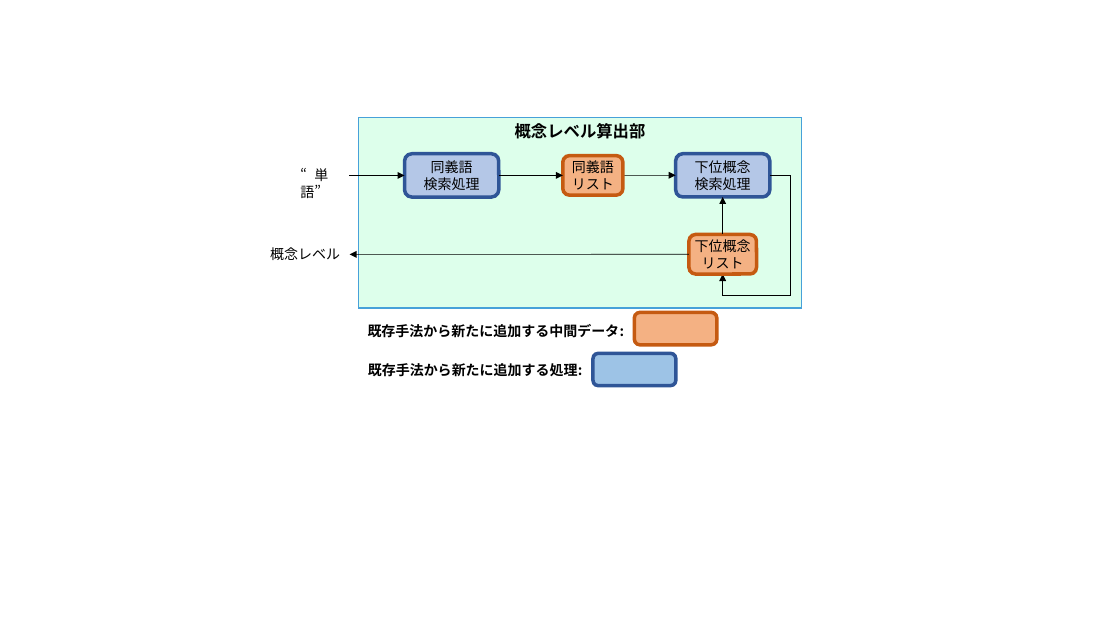
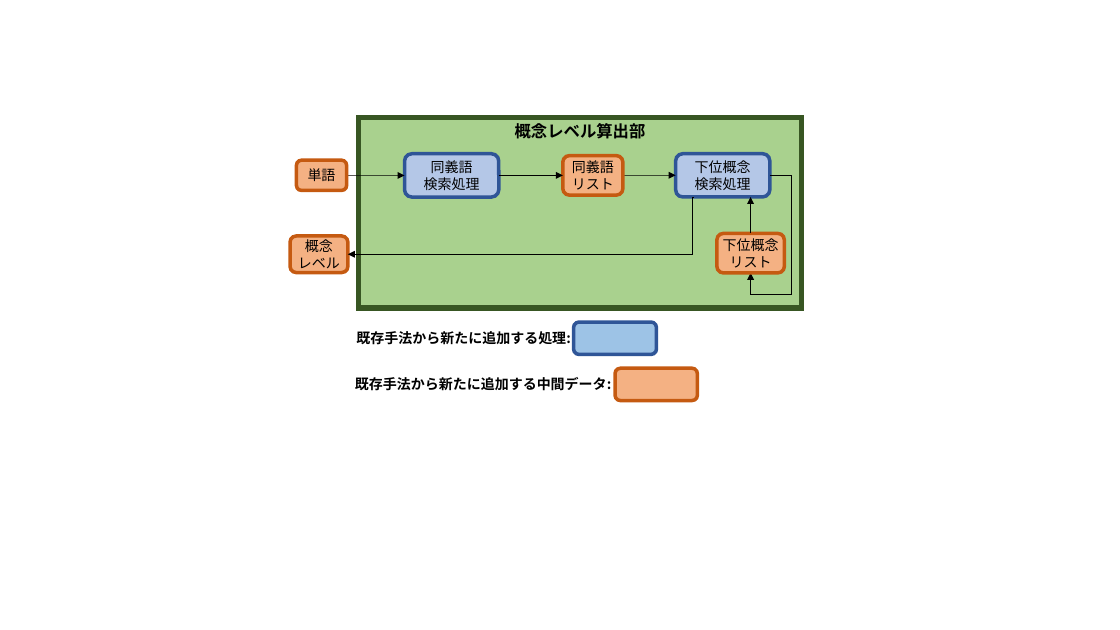
Before and after one commit to sugaken0528/masterPaper, a slide deck: slide 5 of image/sozai.pptx (slide 4 before the commit). Drawn at 1120x630 pixels with LibreOffice and Linux fonts; fonts in the diff are those of the drawing. Boxes give left, top, right and bottom in pixels: in the first picture for what was removed or moved away, otherwise in the second. Text is boxed around its words. In the diff, an @@ line names an element or a change of style, - is before the commit and + after.

```diff
--- a/image/sozai.pptx
+++ b/image/sozai.pptx
@@ rectangle "概念レベル算出部" at [359,118,802,308]: fill #DDFFEB to #A9D18E; outline #47A1D9 1 pt to #385723 4.5 pt @@
@@ rounded rectangle "単語": place and size @@
-rounded rectangle "単語" at [300,168,328,198]
+rounded rectangle "単語" at [297,160,347,191]
@@ rounded rectangle "単語" at [297,160,347,191]: vertical alignment top to middle; fill none to #F4B183; outline none to #C55A11 3 pt @@
@@ text in rounded rectangle at [308,168,336,181]: text changed @@
-“単語”
+単語
@@ elbow arrow moved from (770, 176) - (723, 274) to (770, 176) - (751, 273) @@
@@ elbow arrow added from (694, 197) to (348, 255), #000000 0.5 pt @@
@@ arrow moved from (723, 234) - (723, 197) to (751, 234) - (751, 197) @@
@@ rounded rectangle "概念" at [290,236,348,273]: vertical alignment top to middle; fill none to #F4B183; outline none to #C55A11 3 pt @@
@@ rounded rectangle "概念": place and size @@
-rounded rectangle "概念" at [270,247,340,260]
+rounded rectangle "概念" at [290,236,348,273]
@@ text in rounded rectangle at [298,237,340,272]: text changed @@
-概念レベル
+概念
+レベル
@@ rounded rectangle "下位概念": place and size @@
-rounded rectangle "下位概念" at [689,234,756,274]
+rounded rectangle "下位概念" at [717,234,784,273]
@@ arrow removed from (689, 255) to (350, 255) @@
@@ text "既存手法から新たに追加する処理:": place and size @@
-text "既存手法から新たに追加する処理:" at [368,363,583,377]
+text "既存手法から新たに追加する処理:" at [356,331,571,345]
@@ rounded rectangle: place and size @@
-rounded rectangle at [593,354,676,386]
+rounded rectangle at [574,322,657,355]
@@ text "既存手法から新たに追加する中間データ:": place and size @@
-text "既存手法から新たに追加する中間データ:" at [368,324,625,338]
+text "既存手法から新たに追加する中間データ:" at [355,377,612,391]
@@ rounded rectangle: place and size @@
-rounded rectangle at [634,313,717,345]
+rounded rectangle at [615,368,697,401]
```
Also in this commit, not shown: 3 other slides changed, 7 slides added, 1 slide removed, 36 other files.
